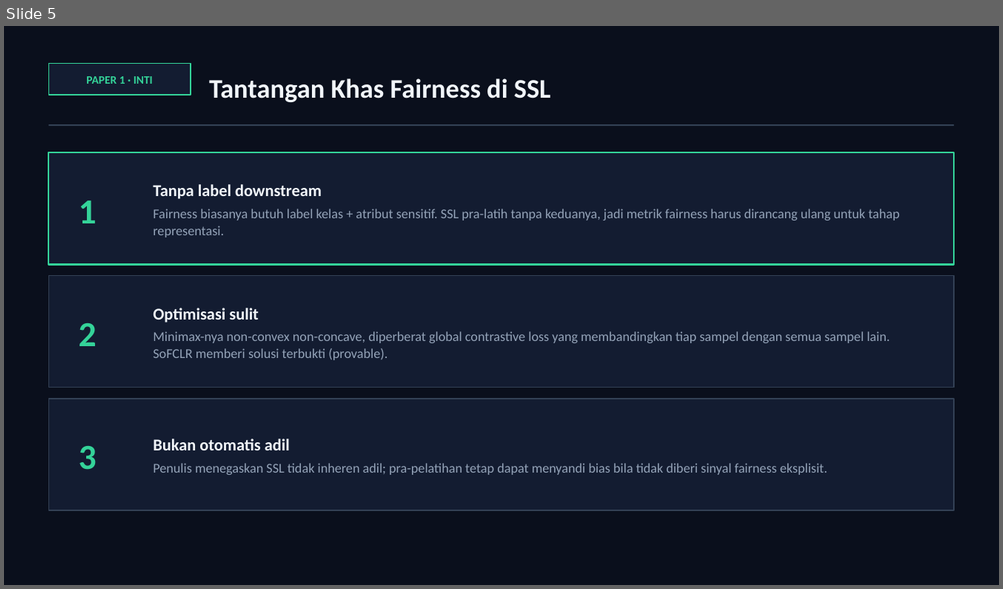
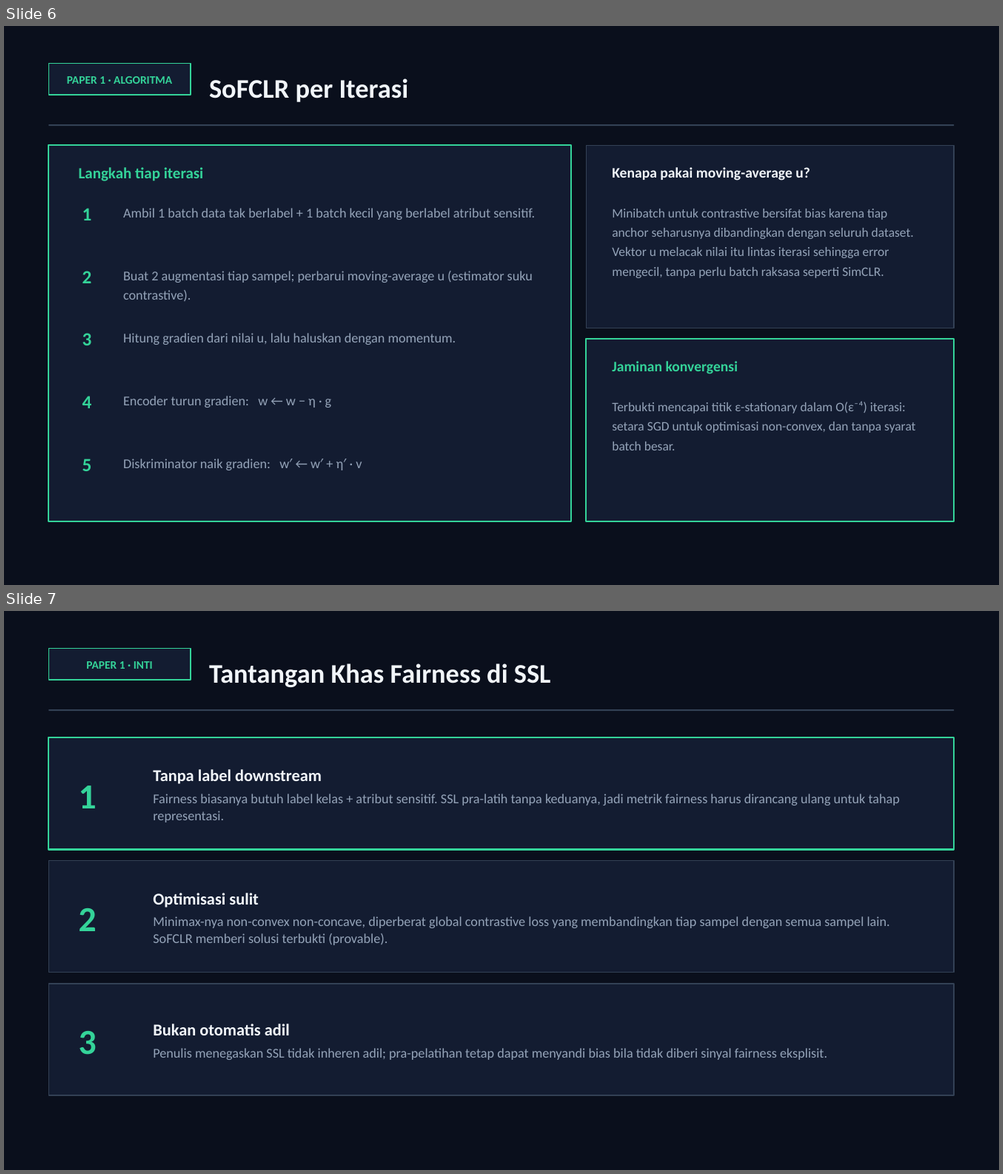
Before and after one commit to awangga/awangga.github.io, a slide deck: safe/metrics/SAFE-AI-Metrics.pptx. Shown one above the other, each under a label of ours: slide 5 before the commit, slides 6 and 7 after it. The pictures are 1003x589 and 1003x1174 pixels, drawn with LibreOffice and Linux fonts; fonts in the diff are those of the drawing. Boxes give left, top, right and bottom in pixels: in the first picture for what was removed or moved away, otherwise in the second. Text is boxed around its words. In the diff, an @@ line names an element or a change of style, - is before the commit and + after.

```diff
--- a/safe/metrics/SAFE-AI-Metrics.pptx
+++ b/safe/metrics/SAFE-AI-Metrics.pptx
@@ slide 6 added at bbox=[4, 26, 999, 585], background #FFFFFF @@
@@ rectangle added at bbox=[4, 26, 999, 585], fill #0A0F1C @@
@@ rectangle added at bbox=[48, 63, 190, 95], fill #131C31, outline #34D399 1.25 pt @@
@@ text added at bbox=[67, 76, 172, 84], 11 pt, text #34D399, bold @@
+PAPER 1 · ALGORITMA
@@ text added at bbox=[209, 79, 409, 102], 26 pt, text #F1F5F9, bold @@
+SoFCLR per Iterasi
@@ rectangle added at bbox=[48, 124, 954, 126], fill #334155 @@
@@ rectangle added at bbox=[48, 145, 571, 522], fill #131C31, outline #34D399 1.5 pt @@
@@ rectangle added at bbox=[586, 145, 954, 328], fill #131C31, outline #334155 1 pt @@
@@ text added at bbox=[79, 167, 204, 181], 15 pt, text #34D399, bold @@
+Langkah tiap iterasi
@@ text added at bbox=[612, 167, 810, 181], 14 pt, text #F1F5F9, bold @@
+Kenapa pakai moving-average u?
@@ text added at bbox=[82, 208, 92, 221], 18 pt, text #34D399, bold @@
+1
@@ text added at bbox=[123, 208, 535, 220], 13 pt, text #94A3B8 @@
+Ambil 1 batch data tak berlabel + 1 batch kecil yang berlabel atribut sensitif.
@@ text added at bbox=[612, 209, 913, 278], 12.5 pt, text #94A3B8 @@
+Minibatch untuk contrastive bersifat bias karena tiap anchor seharusnya dibandingkan dengan seluruh dataset. Vektor u melacak nilai itu lintas iterasi sehingga error mengecil, tanpa perlu batch raksasa seperti SimCLR.
@@ text added at bbox=[82, 271, 92, 284], 18 pt, text #34D399, bold @@
+2
@@ text added at bbox=[123, 271, 532, 301], 13 pt, text #94A3B8 @@
+Buat 2 augmentasi tiap sampel; perbarui moving-average u (estimator suku contrastive).
@@ text added at bbox=[82, 333, 92, 346], 18 pt, text #34D399, bold @@
+3
@@ text added at bbox=[123, 333, 456, 345], 13 pt, text #94A3B8 @@
+Hitung gradien dari nilai u, lalu haluskan dengan momentum.
@@ rectangle added at bbox=[586, 339, 954, 522], fill #131C31, outline #34D399 1.5 pt @@
@@ text added at bbox=[612, 361, 738, 375], 14 pt, text #34D399, bold @@
+Jaminan konvergensi
@@ text added at bbox=[82, 396, 92, 409], 18 pt, text #34D399, bold @@
+4
@@ text added at bbox=[123, 396, 332, 408], 13 pt, text #94A3B8 @@
+Encoder turun gradien: w ← w − η · g
@@ text added at bbox=[612, 401, 915, 451], 12.5 pt, text #94A3B8 @@
+Terbukti mencapai titik ε-stationary dalam O(ε⁻⁴) iterasi: setara SGD untuk optimisasi non-convex, dan tanpa syarat batch besar.
@@ text added at bbox=[82, 459, 92, 471], 18 pt, text #34D399, bold @@
+5
@@ text added at bbox=[123, 459, 361, 471], 13 pt, text #94A3B8 @@
+Diskriminator naik gradien: w′ ← w′ + η′ · v
@@ what was slide 5 is now slide 7 @@
```
Also in this commit, not shown: 1 other slide added, 1 other file.
